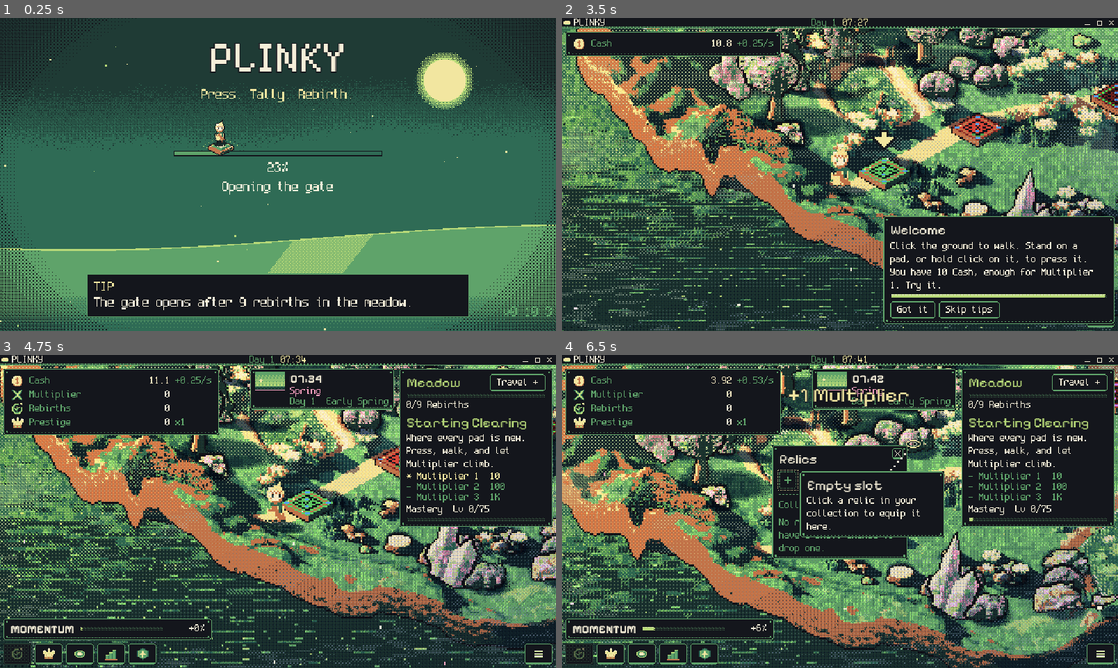
Above: before the commit, frames 1-4 (two rows, left to right).
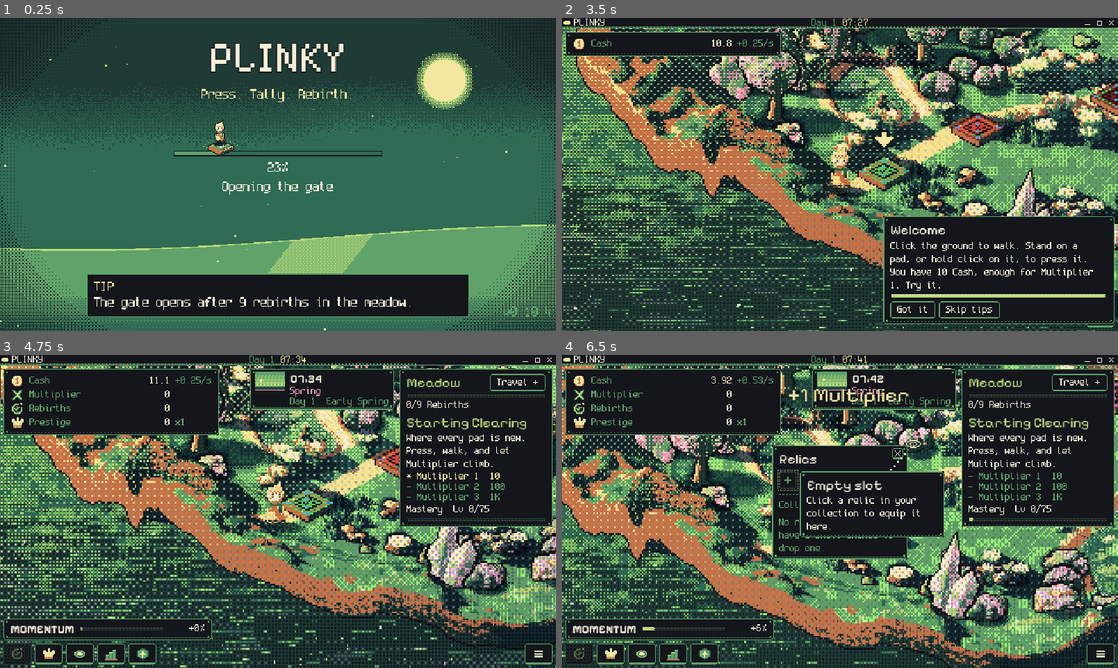
Above: after the commit, the same moments.

Repository: FreezingShock/Plinky
Game: Godot game, scene res://boot/boot.tscn
The game is run twice, just before and just after one commit, with the same random seed, the same clock (stepped at 60 frames per second) and the same inputs.
Inputs (mouse positions are in pixels of both pictures, inside the frame that each line leads up to):
- Up to frame 1 (0.25 s): no input
- Up to frame 2 (3.5 s): tap Enter (ui_accept) at 0.5, 0.77, 1.07 s; move the mouse to (962, 158) at 0.52 s; hold D 0.53-1.25 s; tap Space at 0.6 s; click (962, 158) at 0.67 s; drag from (728, 190) to (812, 237) at 1.27 s; move the mouse to (895, 105) at 2.02 s; hold D 2.03-2.75 s; tap 2 at 2.1 s; click (840, 212) at 2.75 s
- Up to frame 3 (4.75 s): click "Skip tips" at 3.5 s; drag from (250, 574) to (111, 464) at 4.27 s
- Up to frame 4 (6.5 s): move the mouse to (1006, 558) at 5.02 s; hold A (plinky_left) 5.03-5.75 s; tap 1 at 5.1 s; tap Enter (ui_accept) at 5.27, 5.57 s; tap R at 5.75 s; drag from (973, 411) to (756, 433) at 5.77 s

The runs differ from the first frame. In frame 1, less than 0.1% of the frame differs, in the area x 98-100%, y 92-96%; in frame 2, 31%, in the area x 0-100%, y 3-100%; in frame 3, 25%; in frame 4, 23%.

Commit message:
Anchor world shader dither and light to true world texels at every zoom (0.10.4)
Co-Authored-By: Claude Sonnet 5.5 <noreply@anthropic.com>
Claude-Session: https://claude.ai/code/session_01Pmx9dS5Y4SYwdq4ZJpRtSw

Diff:
--- a/core/build_info.gd
+++ b/core/build_info.gd
@@ -3,7 +3,7 @@
 ## Single source of truth for the game version (docs/versioning.md). Shown on the boot screen and the Update Log, stamped on feedback notes. Keep in step with the
 ## export presets' file_version / short_version and the release tag.
 
-const VERSION: String = "0.10.3"
+const VERSION: String = "0.10.4"
 
 const CHANGELOG_PATH: String = "res://CHANGELOG.md"
 
--- a/render/render_globals.gd
+++ b/render/render_globals.gd
@@ -12,3 +12,13 @@
 	_added = true
 	RenderingServer.global_shader_parameter_add(&"fx_time", RenderingServer.GLOBAL_VAR_TYPE_FLOAT, 0.0)
 	RenderingServer.global_shader_parameter_add(&"fx_wind", RenderingServer.GLOBAL_VAR_TYPE_FLOAT, 1.0)
+	RenderingServer.global_shader_parameter_add(&"world_origin", RenderingServer.GLOBAL_VAR_TYPE_VEC2, Vector2.ZERO)
+	RenderingServer.global_shader_parameter_add(&"world_scale", RenderingServer.GLOBAL_VAR_TYPE_FLOAT, 1.0)
+
+
+## The `world` Node2D's position and scale (WorldCamera). World shaders divide these out of MODEL_MATRIX so their
+## dither cells are whole world texels at every zoom and stay put on the ground while the camera moves.
+static func set_world(origin: Vector2, scale: float) -> void:
+	ensure()
+	RenderingServer.global_shader_parameter_set(&"world_origin", origin)
+	RenderingServer.global_shader_parameter_set(&"world_scale", maxf(scale, 0.001))
--- a/render/shader_warm.gd
+++ b/render/shader_warm.gd
@@ -18,6 +18,7 @@
 
 
 static func run(parent: Node) -> void:
+	RenderGlobals.ensure()
 	var layer := CanvasLayer.new()
 	layer.name = "ShaderWarm"
 	layer.layer = 126
--- a/render/shaders/cast_shadow.gdshader
+++ b/render/shaders/cast_shadow.gdshader
@@ -1,5 +1,9 @@
 shader_type canvas_item;
 render_mode blend_mul;
+// The WorldCamera's transform (RenderGlobals.set_world). MODEL_MATRIX includes it, so it is divided out to get
+// true world texels: dither and lights must not shift when the camera pans or zooms.
+global uniform vec2 world_origin;
+global uniform float world_scale;
 // Cast shadow on the ground: a soft oval laid on the 2:1 iso ground by SkyShadows, long and to one side when
 // the sun is low, short and close at noon. The quad is a 1x1 texture stretched into a parallelogram, so UV.y
 // runs from the shadow's tip (0) to its near end (1) and UV.x across it. The shadow is dither, never an alpha
@@ -20,7 +24,7 @@
 }
 
 void vertex() {
-	wpos = (MODEL_MATRIX * vec4(VERTEX, 0.0, 1.0)).xy;
+	wpos = ((MODEL_MATRIX * vec4(VERTEX, 0.0, 1.0)).xy - world_origin) / world_scale;   // world texels, not screen pixels
 }
 
 void fragment() {
--- a/render/shaders/day_night.gdshader
+++ b/render/shaders/day_night.gdshader
@@ -1,5 +1,9 @@
 shader_type canvas_item;
 render_mode blend_mul;
+// The WorldCamera's transform (RenderGlobals.set_world). MODEL_MATRIX includes it, so it is divided out to get
+// true world texels: dither and lights must not shift when the camera pans or zooms.
+global uniform vec2 world_origin;
+global uniform float world_scale;
 // Light and shade over the meadow. Every texel is either left alone or multiplied by one of a few tints,
 // chosen by the 4x4 Bayer matrix in world texels, so the result is dither, never a smooth blend (art bible
 // sections 2 and 4). Uniforms are densities 0..1 set by SkyCycle.
@@ -29,7 +33,7 @@
 }
 
 void vertex() {
-	wpos = (MODEL_MATRIX * vec4(VERTEX, 0.0, 1.0)).xy;
+	wpos = ((MODEL_MATRIX * vec4(VERTEX, 0.0, 1.0)).xy - world_origin) / world_scale;   // world texels, not screen pixels
 }
 
 void fragment() {
--- a/render/shaders/god_rays.gdshader
+++ b/render/shaders/god_rays.gdshader
@@ -1,5 +1,9 @@
 shader_type canvas_item;
 render_mode blend_add;
+// The WorldCamera's transform (RenderGlobals.set_world). MODEL_MATRIX includes it, so it is divided out to get
+// true world texels: dither and lights must not shift when the camera pans or zooms.
+global uniform vec2 world_origin;
+global uniform float world_scale;
 // God rays for dawn and dusk. Shafts fan out from a sun point above the frame. A texel is lit when the
 // shaft intensity beats the 4x4 Bayer matrix, so the rays are dithered bands, not a smooth glow. Added on top
 // of the scene at a fixed low value, so a lit texel is one step lighter than what is underneath.
@@ -19,7 +23,7 @@
 }
 
 void vertex() {
-	wpos = (MODEL_MATRIX * vec4(VERTEX, 0.0, 1.0)).xy;
+	wpos = ((MODEL_MATRIX * vec4(VERTEX, 0.0, 1.0)).xy - world_origin) / world_scale;   // world texels, not screen pixels
 }
 
 void fragment() {
--- a/render/shaders/ground_fog.gdshader
+++ b/render/shaders/ground_fog.gdshader
@@ -1,4 +1,8 @@
 shader_type canvas_item;
+// The WorldCamera's transform (RenderGlobals.set_world). MODEL_MATRIX includes it, so it is divided out to get
+// true world texels: dither and lights must not shift when the camera pans or zooms.
+global uniform vec2 world_origin;
+global uniform float world_scale;
 // Drifting ground fog over the land. Two slow bands of streaky noise slide sideways at different speeds, thicker
 // toward the top (far) of the frame. A texel takes the fog colour when the density beats the 4x4 Bayer matrix in
 // WORLD texels (wpos), so the dots move with the ground, never with the screen.
@@ -28,7 +32,7 @@
 }
 
 void vertex() {
-	wpos = (MODEL_MATRIX * vec4(VERTEX, 0.0, 1.0)).xy;
+	wpos = ((MODEL_MATRIX * vec4(VERTEX, 0.0, 1.0)).xy - world_origin) / world_scale;   // world texels, not screen pixels
 }
 
 void fragment() {
--- a/render/shaders/ground_light.gdshader
+++ b/render/shaders/ground_light.gdshader
@@ -1,4 +1,8 @@
 shader_type canvas_item;
+// The WorldCamera's transform (RenderGlobals.set_world). MODEL_MATRIX includes it, so it is divided out to get
+// true world texels: dither and lights must not shift when the camera pans or zooms.
+global uniform vec2 world_origin;
+global uniform float world_scale;
 // Ground relight. The meadow ground is a baked render with a same-size G-buffer made by tools/art/gen_meadow3d.py:
 //   nrm_tex  R,G normal (u, v), B material code, A baked light (see depth_pass.write_relight_data)
 //   h_tex    world height, 1..255 over h_lo..h_hi, 0 outside the scene
@@ -30,7 +34,7 @@
 }
 
 void vertex() {
-	wpos = (MODEL_MATRIX * vec4(VERTEX, 0.0, 1.0)).xy;
+	wpos = ((MODEL_MATRIX * vec4(VERTEX, 0.0, 1.0)).xy - world_origin) / world_scale;   // world texels, not screen pixels
 }
 
 void fragment() {
--- a/render/shaders/light_grade.gdshader
+++ b/render/shaders/light_grade.gdshader
@@ -1,4 +1,8 @@
 shader_type canvas_item;
+// The WorldCamera's transform (RenderGlobals.set_world). MODEL_MATRIX includes it, so it is divided out to get
+// true world texels: dither and lights must not shift when the camera pans or zooms.
+global uniform vec2 world_origin;
+global uniform float world_scale;
 // Full-frame light pass. Unlike the multiply overlays, this reads the finished picture underneath (ground, props,
 // walker, water) and re-lights EVERY texel from it: a sun-side lift and an away-side shade across the whole frame,
 // then a luminance split (highlights pick up the light colour, shadows go cool or magenta). Every change is stepped
@@ -24,7 +28,7 @@
 }
 
 void vertex() {
-	wpos = (MODEL_MATRIX * vec4(VERTEX, 0.0, 1.0)).xy;
+	wpos = ((MODEL_MATRIX * vec4(VERTEX, 0.0, 1.0)).xy - world_origin) / world_scale;   // world texels, not screen pixels
 }
 
 void fragment() {
--- a/render/shaders/sky_haze.gdshader
+++ b/render/shaders/sky_haze.gdshader
@@ -1,4 +1,8 @@
 shader_type canvas_item;
+// The WorldCamera's transform (RenderGlobals.set_world). MODEL_MATRIX includes it, so it is divided out to get
+// true world texels: dither and lights must not shift when the camera pans or zooms.
+global uniform vec2 world_origin;
+global uniform float world_scale;
 // Haze over the far mountains and drifting mist over the water. Both are dither: a texel is either lit with
 // the haze colour or left alone, picked by comparing a density to the 4x4 Bayer matrix in world texels.
 //  - mountains: density rises with distance from the island (atmospheric perspective) inside a horizon band.
@@ -38,7 +42,7 @@
 }
 
 void vertex() {
-	wpos = (MODEL_MATRIX * vec4(VERTEX, 0.0, 1.0)).xy;
+	wpos = ((MODEL_MATRIX * vec4(VERTEX, 0.0, 1.0)).xy - world_origin) / world_scale;   // world texels, not screen pixels
 }
 
 void fragment() {
--- a/render/shaders/wind_sway.gdshader
+++ b/render/shaders/wind_sway.gdshader
@@ -1,4 +1,8 @@
 shader_type canvas_item;
+// The WorldCamera's transform (RenderGlobals.set_world). MODEL_MATRIX includes it, so it is divided out to get
+// true world texels: dither and lights must not shift when the camera pans or zooms.
+global uniform vec2 world_origin;
+global uniform float world_scale;
 // Tree and bush sway. Rows lean sideways by whole texels, more toward the top (h squared), so the foot
 // stays planted and the crown moves in clean pixel steps. The sprite is padded by SkyCycle.SWAY_PAD texels
 // on each side so the lean is never clipped. `step_time` is stepped by SkyCycle, not continuous.
@@ -36,7 +40,7 @@
 
 void vertex() {
 	phase = MODEL_MATRIX[3].x * 0.043 + MODEL_MATRIX[3].y * 0.017;
-	wpos = (MODEL_MATRIX * vec4(VERTEX, 0.0, 1.0)).xy;
+	wpos = ((MODEL_MATRIX * vec4(VERTEX, 0.0, 1.0)).xy - world_origin) / world_scale;   // world texels, not screen pixels
 }
 
 void fragment() {
--- a/render/world_camera.gd
+++ b/render/world_camera.gd
@@ -240,3 +240,4 @@
 	world.scale = Vector2(zoom_level, zoom_level)
 	var offset: Vector2 = shake.offset if shake != null else Vector2.ZERO
 	world.position = world_position(_clamp_center(_center), zoom_level, frame) + offset + _punch.round()
+	RenderGlobals.set_world(world.position, float(zoom_level))
--- a/tests/run.gd
+++ b/tests/run.gd
@@ -48,6 +48,7 @@
 	"res://tests/test_calendar.gd",
 	"res://tests/test_gallery.gd",
 	"res://tests/test_title.gd",
+	"res://tests/test_world_anchor.gd",
 ]
 
 
--- /dev/null
+++ b/tests/test_world_anchor.gd
@@ -0,0 +1,17 @@
+extends RefCounted
+## Every world shader that dithers or places light in world texels divides the WorldCamera transform out of
+## MODEL_MATRIX (globals world_origin / world_scale). Without that, dither cells are screen pixels at zoom 2+ and
+## the pattern shimmers across the ground while the camera pans.
+
+const SHADERS: Array[String] = [
+	"cast_shadow", "day_night", "god_rays", "ground_fog", "ground_light", "light_grade", "sky_haze", "wind_sway",
+]
+
+func run(t: Object) -> void:
+	for n: String in SHADERS:
+		var src: String = FileAccess.get_file_as_string("res://render/shaders/%s.gdshader" % n)
+		t.ok(src.contains("global uniform vec2 world_origin;") and src.contains("global uniform float world_scale;"), "%s declares the world transform globals" % n)
+		t.ok(src.contains("- world_origin) / world_scale"), "%s converts wpos to world texels" % n)
+	RenderGlobals.set_world(Vector2(12.0, -7.0), 3.0)
+	t.ok(true, "set_world runs")
+	RenderGlobals.set_world(Vector2.ZERO, 1.0)
--- a/world/sky_cycle.gd
+++ b/world/sky_cycle.gd
@@ -71,6 +71,10 @@
 var particles: SeasonParticles
 ## Debug and screenshot override: -1 off, else 0..3 pins the season (tools/screenshot).
 static var debug_season: int = -1
+
+
+func _init() -> void:
+	RenderGlobals.ensure()   # world shaders declare the world_origin / world_scale globals
 
 
 func _ready() -> void:
--- a/world/sky_shadows.gd
+++ b/world/sky_shadows.gd
@@ -34,6 +34,7 @@
 
 
 func _init() -> void:
+	RenderGlobals.ensure()
 	mat = ShaderMaterial.new()
 	mat.shader = SHADER
 
Not shown, changed: export_presets.cfg
Not shown, changed: CHANGELOG.md
Not shown, changed: docs/decisions.md
